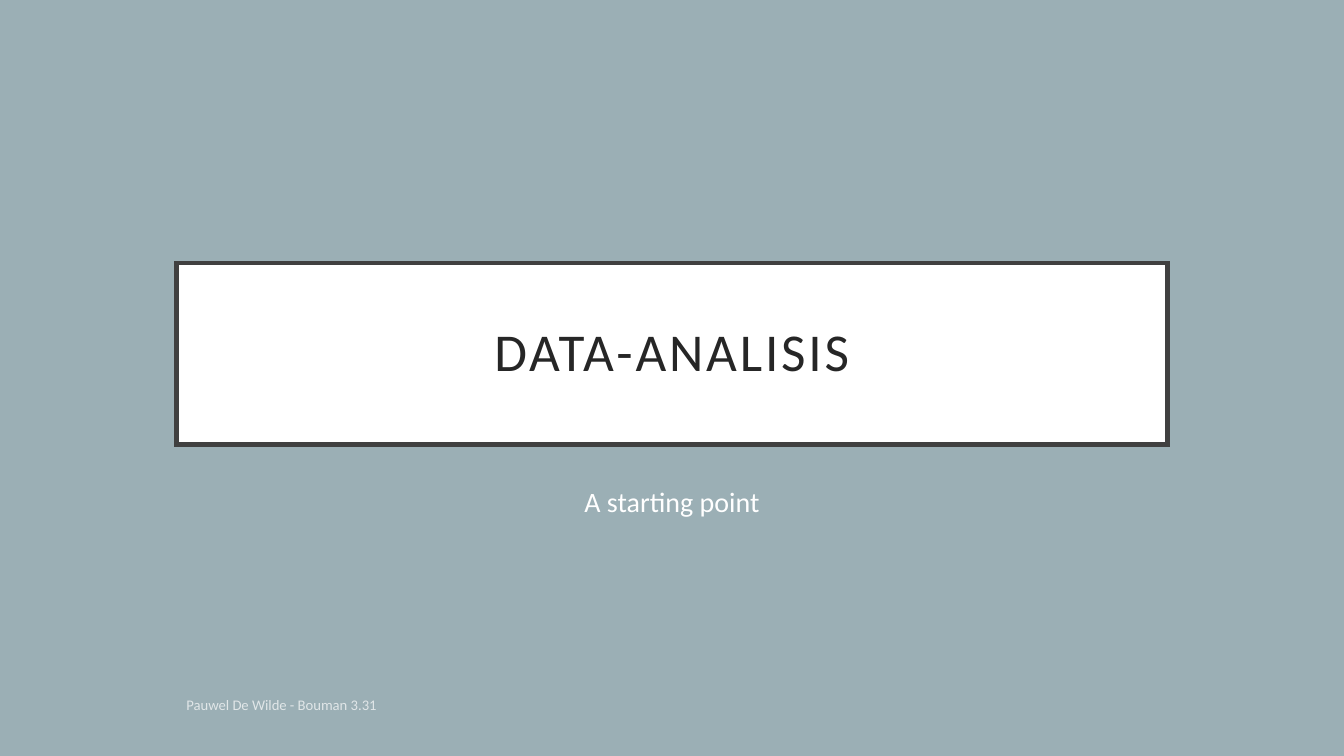
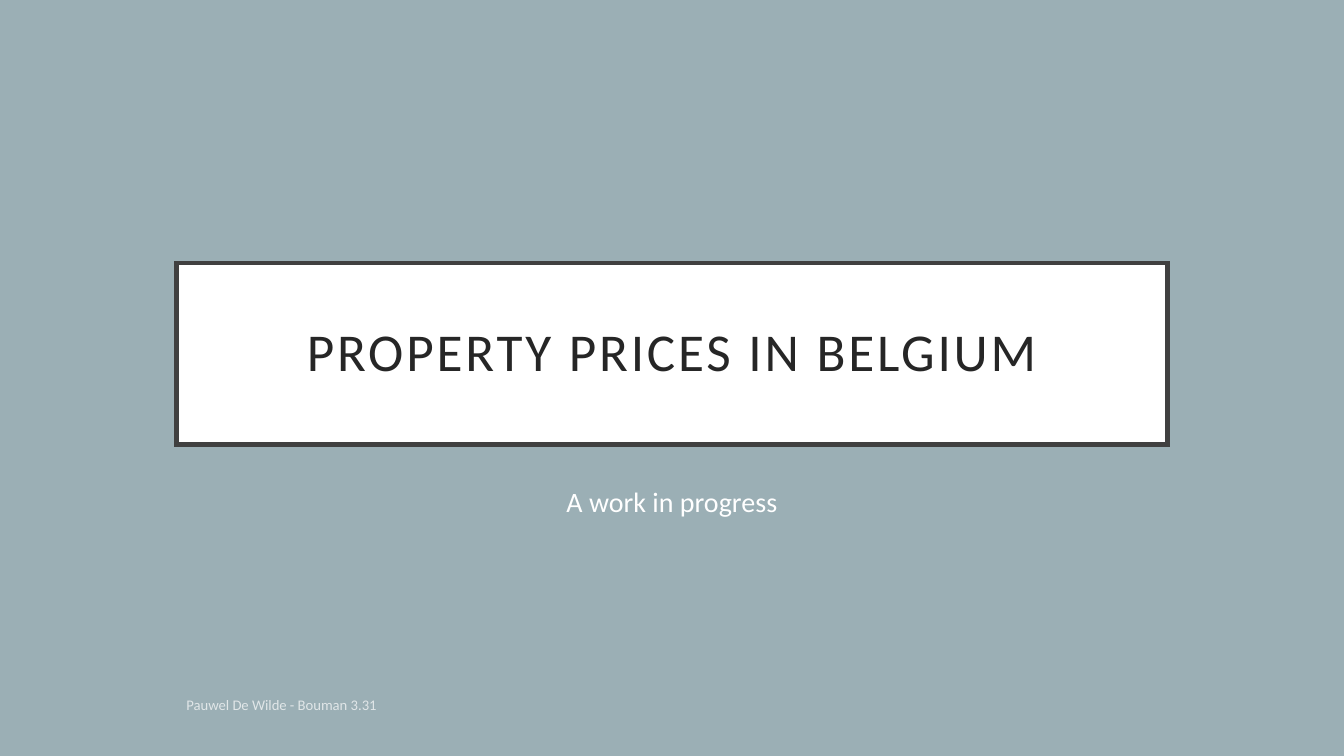
Before and after one commit to Pauwel1/Data-Analysis, a slide deck: slide 1 of Data_Analysis.pptx. Drawn at 1344x756 pixels with LibreOffice and Linux fonts; fonts in the diff are those of the drawing. Boxes give left, top, right and bottom in pixels: in the first picture for what was removed or moved away, otherwise in the second. Text is boxed around its words. In the diff, an @@ line names an element or a change of style, - is before the commit and + after.

```diff
--- a/Data_Analysis.pptx
+++ b/Data_Analysis.pptx
@@ title at (307, 336, 1036, 372): text changed @@
-DATA-ANALISIS
+PROPERTY PRICES IN BELGIUM
@@ subtitle at (566, 492, 777, 517): text changed @@
-A starting point
+A work in progress
```
Also in this commit, not shown: 2 other slides changed, 1 slide added, 8 other files.
